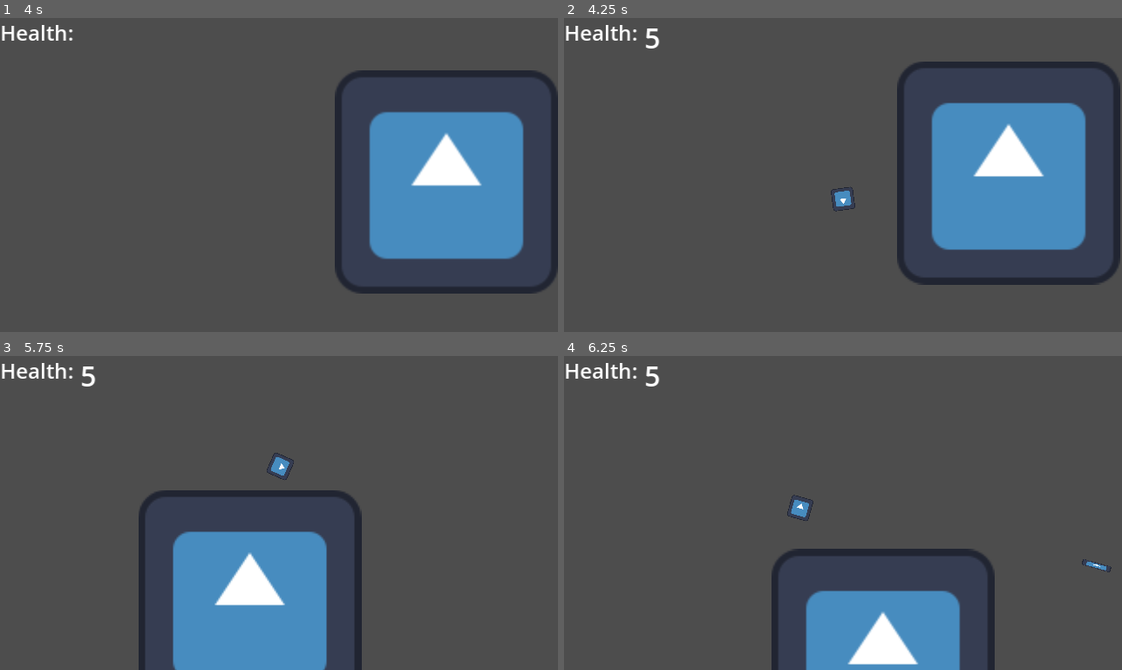
Above: before the commit, frames 1-4 (two rows, left to right).
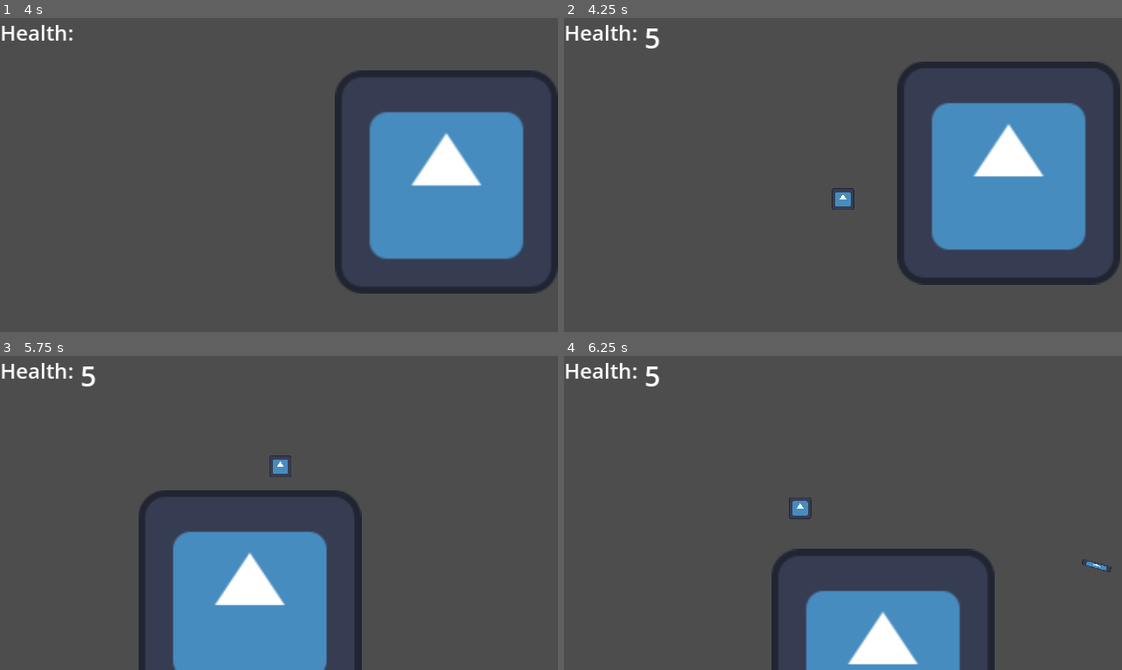
Above: after the commit, the same moments.

Repository: AlexPham0209/tank-turmoil
Game: Godot game, scene res://src/scenes/game.tscn
Same seed, same stepped clock (60 frames per second), same inputs: the game is played once before the commit and once after it. The engine's default icon, where the game draws it, is replaced by a stand-in: a white triangle on a blue panel in a dark square.
Inputs (mouse positions are in pixels of both pictures, inside the frame that each line leads up to):
- Up to frame 1 (4 s): click (279, 137) at 0.52 s; type "Alex" at 0.6 s; click "Host" at 1.25 s; click "Start" at 2 s; tap Enter at 2.75 s; move the mouse to (401, 159) at 2.77 s; hold D (right) 2.78-3.53 s; click (401, 159) at 2.85 s; tap Space at 3.5 s; move the mouse to (167, 190) at 3.52 s; hold S (down) from 3.53 s (still down); click (167, 190) at 3.6 s
- Up to frame 2 (4.25 s): keep holding S (down)
- Up to frame 3 (5.75 s): move the mouse to (334, 443) at 4.27 s; release S (down) at 4.28 s; hold D (right) 4.28-5.03 s; click (334, 443) at 4.35 s; move the mouse to (251, 575) at 5.02 s; hold W (up) from 5.03 s (still down); click (251, 575) at 5.1 s
- Up to frame 4 (6.25 s): move the mouse to (1010, 560) at 5.77 s; release W (up) at 5.78 s; hold A (left) from 5.78 s (still down); click (1010, 560) at 5.85 s

Frame 1 is identical in both runs. In frame 2, less than 0.1% of the frame differs, in the area x 47-53%, y 53-62%; in frame 3, 0.1%, in the area x 47-53%, y 30-40%; in frame 4, less than 0.1%.

Commit message:
Added scoreboard

Diff:
--- a/src/scenes/player.tscn
+++ b/src/scenes/player.tscn
@@ -41,13 +41,13 @@
 script = ExtResource("1_ykvuu")
 speed = 150.0
 
-[node name="Body" type="Node2D" parent="."]
-
-[node name="Sprite2D" type="Sprite2D" parent="Body"]
+[node name="Sprite2D" type="Sprite2D" parent="."]
 scale = Vector2(0.1, 0.1)
 texture = ExtResource("2_tiy6n")
 
-[node name="Marker2D" type="Marker2D" parent="Body"]
+[node name="Aim" type="Node2D" parent="."]
+
+[node name="Marker2D" type="Marker2D" parent="Aim"]
 position = Vector2(17, 0)
 
 [node name="CollisionShape2D" type="CollisionShape2D" parent="."]
@@ -77,6 +77,7 @@
 
 [node name="Hurtbox" parent="." instance=ExtResource("4_assry")]
 collision_mask = 2
+invincibility_time = 0.25
 
 [node name="CollisionShape2D" type="CollisionShape2D" parent="Hurtbox"]
 shape = SubResource("CircleShape2D_lcwkk")
--- /dev/null
+++ b/src/scenes/score.tscn
@@ -0,0 +1,42 @@
+[gd_scene format=3 uid="uid://bukdxdbd5po4d"]
+
+[node name="Score" type="Control"]
+layout_mode = 3
+anchor_right = 0.5
+anchor_bottom = 0.127778
+grow_horizontal = 2
+grow_vertical = 2
+size_flags_horizontal = 3
+size_flags_vertical = 3
+metadata/_edit_use_anchors_ = true
+
+[node name="Name" type="Label" parent="."]
+layout_mode = 0
+offset_right = 64.0
+offset_bottom = 23.0
+text = "Alex"
+horizontal_alignment = 1
+
+[node name="Wins" type="Label" parent="."]
+layout_mode = 0
+offset_left = 64.0
+offset_right = 97.0
+offset_bottom = 23.0
+text = "0"
+horizontal_alignment = 1
+
+[node name="Kills" type="Label" parent="."]
+layout_mode = 0
+offset_left = 97.0
+offset_right = 127.0
+offset_bottom = 23.0
+text = "0"
+horizontal_alignment = 1
+
+[node name="Deaths" type="Label" parent="."]
+layout_mode = 0
+offset_left = 127.0
+offset_right = 160.0
+offset_bottom = 23.0
+text = "0"
+horizontal_alignment = 1
--- a/src/scenes/scoreboard.tscn
+++ b/src/scenes/scoreboard.tscn
@@ -1,3 +1,26 @@
-[gd_scene format=3 uid="uid://qh7x88mt2uyg"]
+[gd_scene load_steps=2 format=3 uid="uid://qh7x88mt2uyg"]
 
-[node name="Scoreboard" type="Node2D"]
+[ext_resource type="Script" path="res://src/scripts/scoreboard.gd" id="1_1c6i5"]
+
+[node name="Scoreboard" type="Control"]
+layout_mode = 3
+anchors_preset = 15
+anchor_right = 1.0
+anchor_bottom = 1.0
+grow_horizontal = 2
+grow_vertical = 2
+script = ExtResource("1_1c6i5")
+
+[node name="VBoxContainer" type="VBoxContainer" parent="."]
+layout_mode = 1
+anchors_preset = 8
+anchor_left = 0.5
+anchor_top = 0.5
+anchor_right = 0.5
+anchor_bottom = 0.5
+offset_left = -114.5
+offset_top = -63.5
+offset_right = 114.5
+offset_bottom = 63.5
+grow_horizontal = 2
+grow_vertical = 2
--- a/src/scripts/bullet.gd
+++ b/src/scripts/bullet.gd
@@ -3,6 +3,7 @@
 
 @export var speed : float = 100.0
 @export var direction : Vector2 = Vector2.ZERO
+var id : int = 1
 
 # Called every frame. 'delta' is the elapsed time since the previous frame.
 func _physics_process(delta: float) -> void:
--- a/src/scripts/hitbox.gd
+++ b/src/scripts/hitbox.gd
@@ -1,5 +1,5 @@
 class_name Hitbox
 extends Area2D
 
-var body : Node2D
+var id : int = 1
 @export var damage : int
--- a/src/scripts/hurtbox.gd
+++ b/src/scripts/hurtbox.gd
@@ -1,7 +1,7 @@
 class_name Hurtbox
 extends Area2D
 
-signal take_damage(amount : int)
+signal take_damage(hitbox : Hitbox)
 signal stop_invincibility
 
 @export var invincibility_time : float = 1.0
@@ -17,7 +17,7 @@
 	var hitboxes = get_overlapping_areas().filter(func(child): return child is Hitbox)
 	if timer.is_stopped() and hitboxes.size() > 0:
 		for hitbox in hitboxes:
-			take_damage.emit(hitbox.damage)
+			take_damage.emit(hitbox)
 		timer.start()
 
 func _on_timer_timeout() -> void:
--- a/src/scripts/player.gd
+++ b/src/scripts/player.gd
@@ -12,9 +12,9 @@
 @onready var name_label : Label = $NameLabel
 @onready var player_input : PlayerInput = $PlayerInput
 @onready var camera : Camera2D = $Camera2D
-@onready var body : Node2D = $Body
-@onready var sprite : Sprite2D = $Body/Sprite2D
-@onready var bullet_spawn : Marker2D = $Body/Marker2D
+@onready var aim : Node2D = $Aim
+@onready var sprite : Sprite2D = $Sprite2D
+@onready var bullet_spawn : Marker2D = $Aim/Marker2D
 @onready var hurtbox : Hurtbox = $Hurtbox
 
 enum State {
@@ -62,13 +62,12 @@
 			await get_tree().create_timer(1.0).timeout
 			set_state(State.IDLE)
 		State.DEAD:
-			death.emit()
 			queue_free()
 
 	current_state = state
 
 func _physics_process(delta: float) -> void:
-	body.rotation = player_input.mouse_position.normalized().angle()
+	aim.rotation = player_input.mouse_position.normalized().angle()
 	sprite.flip_h = player_input.direction.x < 0
 	process_state(delta)
 	move_and_slide()
@@ -107,10 +106,15 @@
 	instance.direction = direction
 	get_tree().current_scene.add_child(instance)
 
-func on_take_damage(amount : int) -> void:
-	health -= amount
+func on_take_damage(hitbox : Hitbox) -> void:
+	health -= hitbox.damage
 
 	if health <= 0:
+		GameManager.increase_kills.rpc(hitbox.id)
+		GameManager.increase_deaths.rpc(id)
 		set_state.rpc(State.DEAD)
 	else:
 		set_state.rpc(State.HURT)
+
+func _exit_tree() -> void:
+	death.emit()
--- a/src/scripts/round.gd
+++ b/src/scripts/round.gd
@@ -19,8 +19,10 @@
 	add_player(multiplayer.get_unique_id(), MultiplayerManager.player_info)
 
 func player_killed():
-	if players.get_children().size() <= 2:
-		print("ROUND WON")
+	print(players.get_children().size())
+	if players.get_children().size() <= 1:
+		GameManager.increase_wins.rpc(players.get_children()[0].id)
+		print(GameManager.scores)
 
 func add_player(id : int, player_info : PlayerInfo) -> void:
 	var instance : Player = player.instantiate()
@@ -28,7 +30,7 @@
 	instance.id = id
 	instance.username = player_info.name
 	instance.global_position = spawn.global_position
-	instance.death.connect(player_killed)
+	instance.tree_exited.connect(player_killed)
 
 	players.add_child(instance, true)
 
--- /dev/null
+++ b/src/scripts/scoreboard.gd
@@ -0,0 +1,12 @@
+extends Control
+
+signal change_scene(scene : PackedScene)
+
+# Called when the node enters the scene tree for the first time.
+func _ready() -> void:
+	pass # Replace with function body.
+
+
+# Called every frame. 'delta' is the elapsed time since the previous frame.
+func _process(delta: float) -> void:
+	pass
--- a/src/singletons/game_manager.gd
+++ b/src/singletons/game_manager.gd
@@ -17,7 +17,6 @@
 		return
 	MultiplayerManager.change_level.emit(round)
 
-
 func add_player(id : int, player_info : PlayerInfo) -> void:
 	var stats = {
 		"name" : player_info.name,
@@ -30,3 +29,20 @@
 
 func remove_player(id : int) -> void:
 	scores.erase(id)
+
+@rpc("any_peer", "call_local")
+func increase_kills(id : int) -> void:
+	scores[id]["kills"] += scores[id]["kills"] + 1
+
+@rpc("any_peer", "call_local")
+func increase_wins(id : int) -> void:
+	scores[id]["wins"] += scores[id]["wins"] + 1
+
+@rpc("any_peer", "call_local")
+func increase_deaths(id : int) -> void:
+	scores[id]["deaths"] += scores[id]["deaths"] + 1
+
+@rpc("any_peer", "call_local")
+func reset() -> void:
+	scores = Dictionary()
+	rounds = 0
